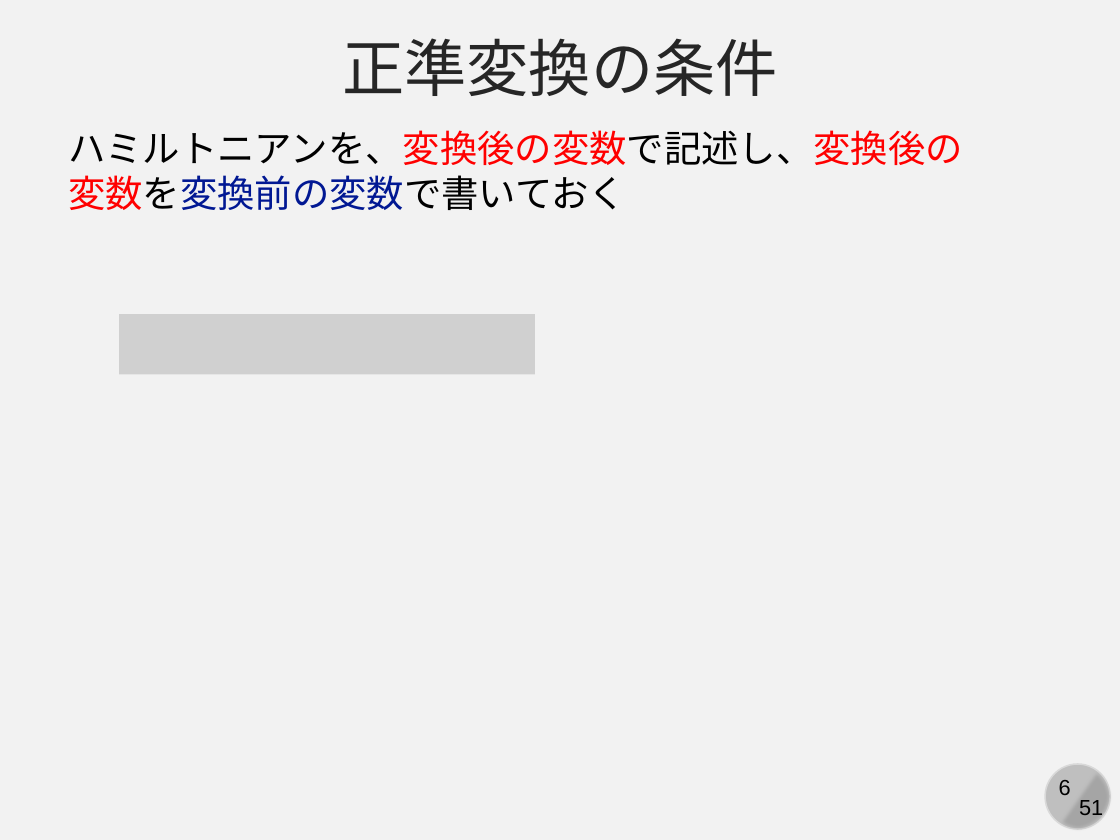
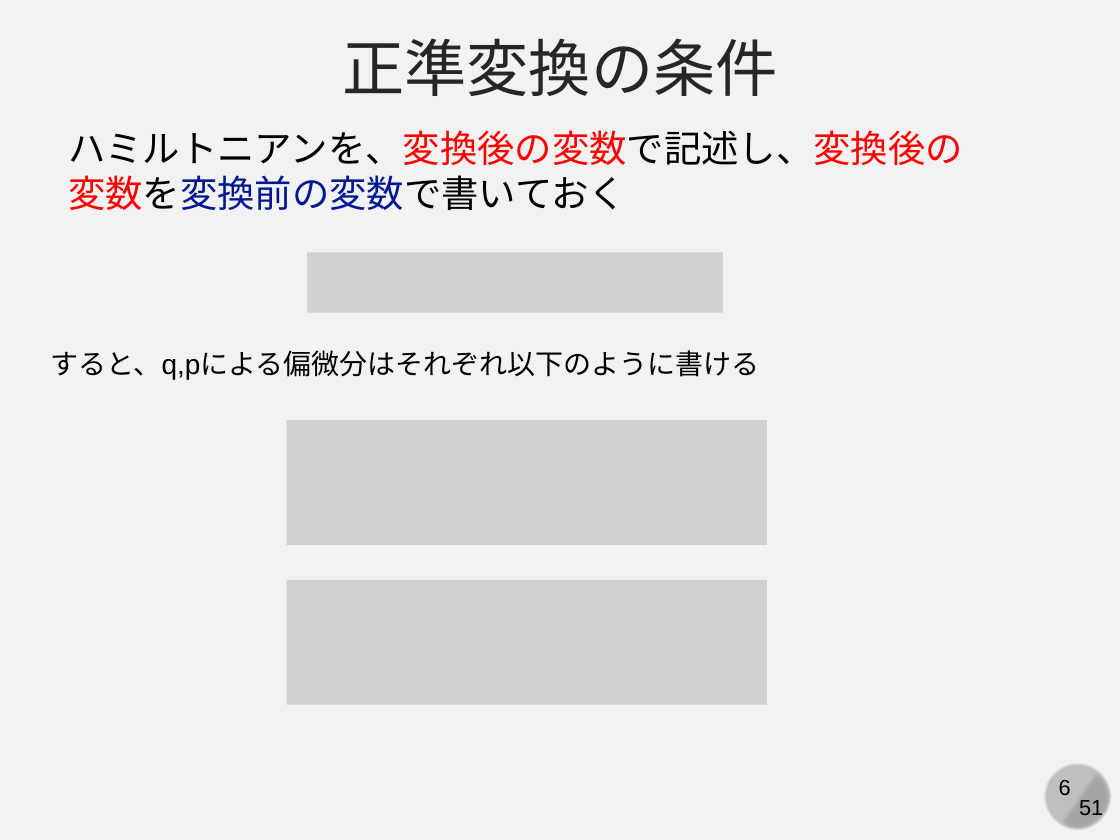
Before and after one commit to kaityo256/classical_mechanics, a slide deck: slide 6 of canonical_transformation/fig/slide.pptx. Drawn at 1120x840 pixels with LibreOffice and Linux fonts; fonts in the diff are those of the drawing; grey boxes stand for pictures. Boxes give left, top, right and bottom in pixels: in the first picture for what was removed or moved away, otherwise in the second. Text is boxed around its words. In the diff, an @@ line names an element or a change of style, - is before the commit and + after.

```diff
--- a/canonical_transformation/fig/slide.pptx
+++ b/canonical_transformation/fig/slide.pptx
@@ picture added at (307,252,722,312) @@
@@ picture removed at (119,315,534,375) @@
@@ text added at (51,350,760,380), 18 pt, text #000000 @@
+すると、q,pによる偏微分はそれぞれ以下のように書ける
@@ picture added at (287,420,767,544) @@
@@ picture added at (287,580,767,704) @@
```
Also in this commit, not shown: 22 slides added, 1 other file.
